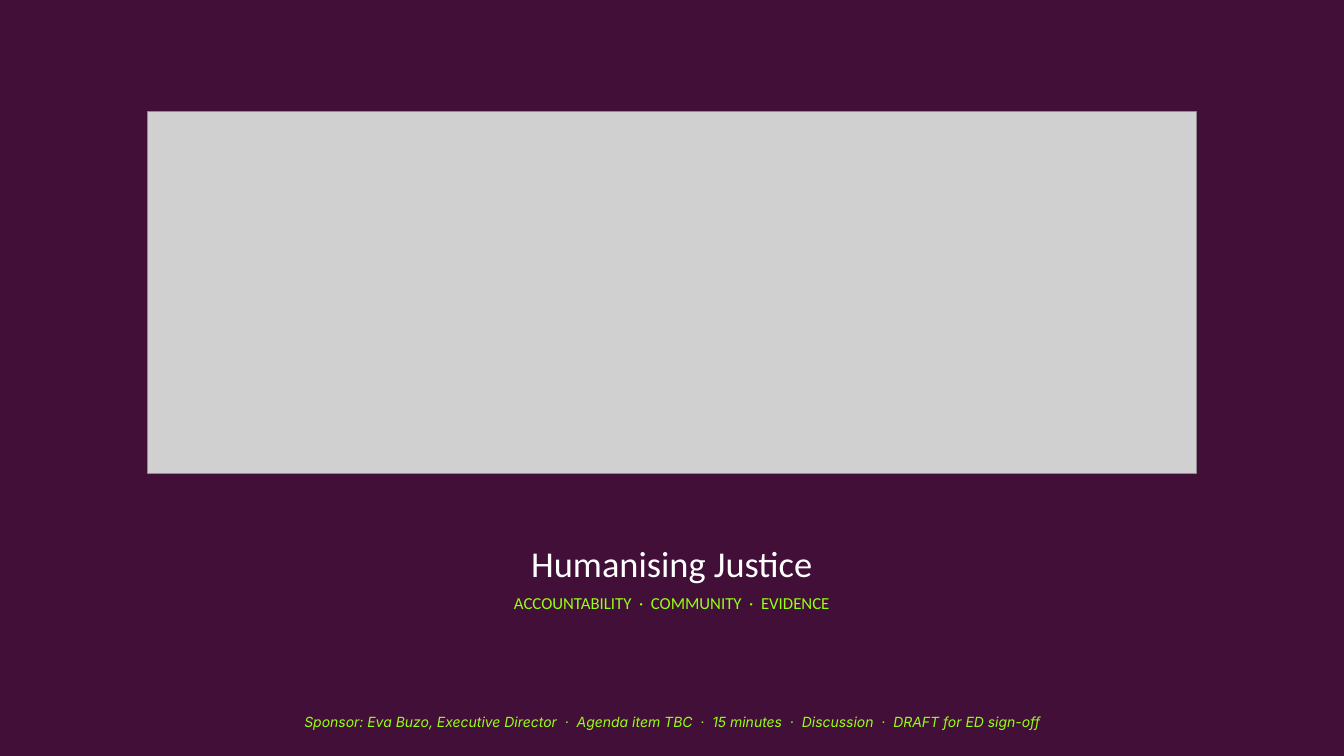
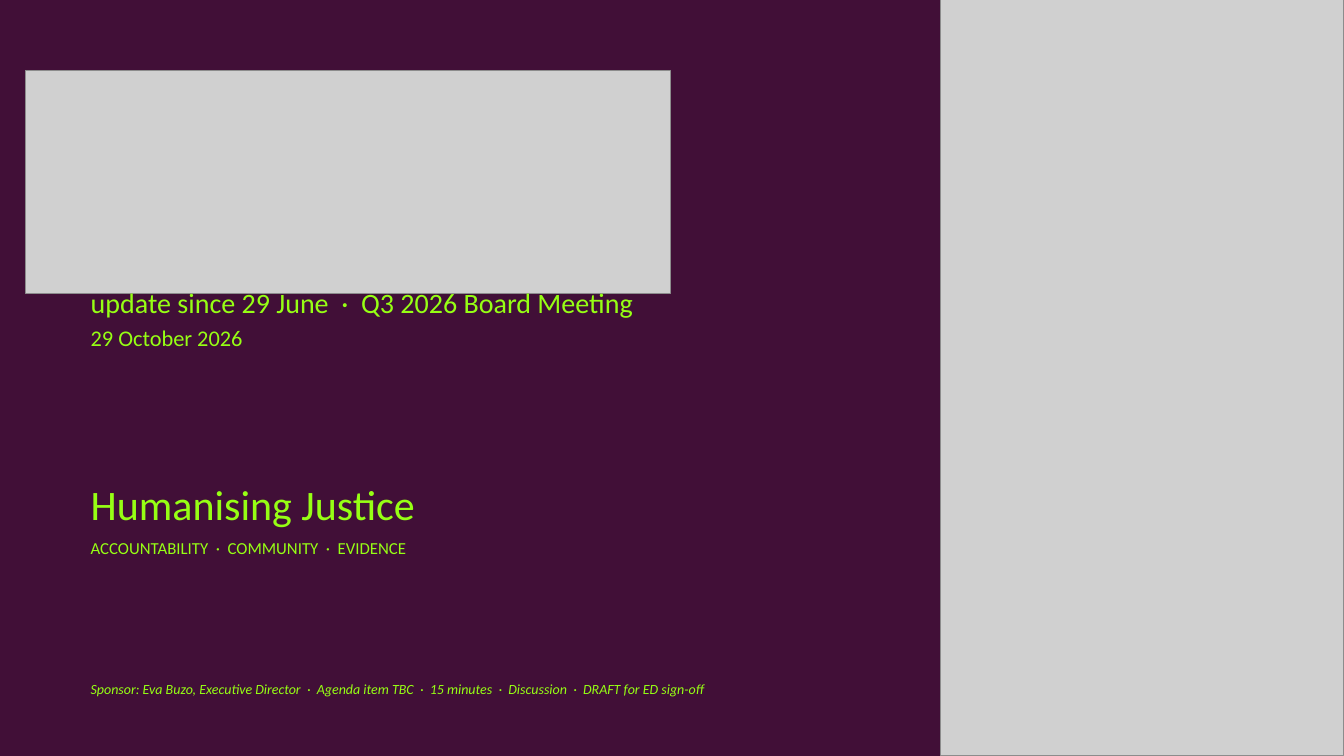
Before and after one commit to evafrances04/humanusGovernance, a slide deck: slide 1 of 2026/Q3/ED-Operations-Impact-Q3-2026-DRAFT.pptx. Drawn at 1344x756 pixels with LibreOffice and Linux fonts; fonts in the diff are those of the drawing; grey boxes stand for pictures. Boxes give left, top, right and bottom in pixels: in the first picture for what was removed or moved away, otherwise in the second. Text is boxed around its words. In the diff, an @@ line names an element or a change of style, - is before the commit and + after.

```diff
--- a/2026/Q3/ED-Operations-Impact-Q3-2026-DRAFT.pptx
+++ b/2026/Q3/ED-Operations-Impact-Q3-2026-DRAFT.pptx
@@ background #FFFFFF to #410F37 @@
@@ rectangle removed at (x1=0, y1=0, x2=1344, y2=756) @@
@@ picture added at (x1=941, y1=0, x2=1344, y2=756) @@
@@ picture resized from (x1=148, y1=112, x2=1197, y2=474) to (x1=25, y1=71, x2=670, y2=293) @@
@@ text added at (x1=91, y1=289, x2=632, y2=346), 20 pt, text #96FF14 @@
+update since 29 June · Q3 2026 Board Meeting
+29 October 2026
@@ text "Humanising Justice" moved from (x1=514, y1=598, x2=829, y2=609) to (x1=91, y1=491, x2=414, y2=554) @@
@@ text at (x1=91, y1=491, x2=414, y2=528): paragraph added @@
+Humanising Justice
@@ text at (x1=91, y1=543, x2=406, y2=554): alignment centre to left; line spacing 1.15 to 1 @@
@@ text removed at (x1=531, y1=552, x2=812, y2=584) @@
-Humanising Justice
@@ text "Sponsor: Eva Buzo, Executive Director ..." moved from (x1=304, y1=716, x2=1040, y2=730) to (x1=91, y1=684, x2=704, y2=697) @@
@@ text "Sponsor: Eva Buzo, Executive Director ..." at (x1=91, y1=684, x2=704, y2=697): font Inter to Calibri; alignment centre to left; line spacing 1.15 to 1 @@
```
Also in this commit, not shown: 9 other slides changed, 1 slide removed, 2 other files.
